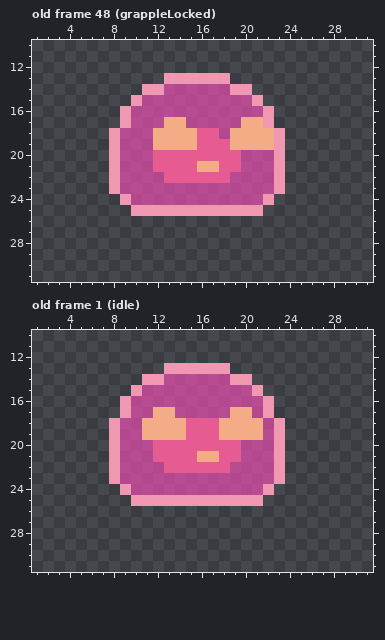
Two versions of one pixel-art file, Assets/Art/Player/slime.aseprite. Above: the version before the commit.
32x32 pixels, 117 frames. Shown: old frame 48 (grappleLocked): x 1..31, y 10..31; old frame 1 (idle): x 1..31, y 10..31. The commit also changed other frames, which this record leaves out.
And afterwards:
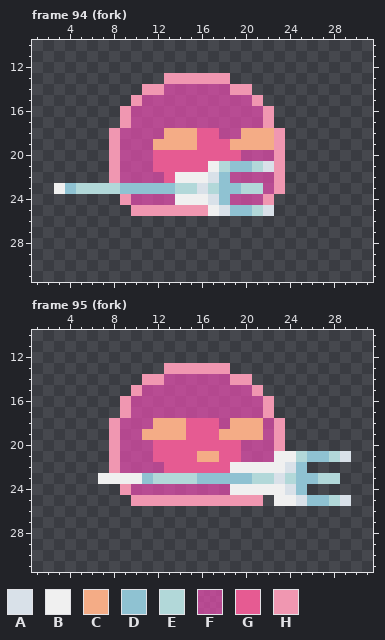
Palette (. is transparent): A #d9e1e9  B #f0f0f0  C #f4ac86  D #8fc2d2  E #b2d8d9  F #e84db0b3  G #e65b92  H #f097b1
A new or re-ordered frame is compared with the old frame closest to it.
Message: added fork & bubble wand animations
Changes in this commit:
frames 117 -> 124
Frame 94 (fork) is new; against old frame 48 (grappleLocked), layers "tool", "face":
Colour A is added in row 25 at x 22.
Colour A replaces colour F in row 21 at x 22; in row 23 at x 16; in row 24 at x 17.
Colour A replaces colour G in row 22 at x 17.
Colour A replaces colour H in row 25 at x 18.
Colour B is added in row 23 at x 3.
Colour B replaces colour C in row 21 at x 17.
Colour B replaces colour F in row 24 at x 14 to 16.
Colour B replaces colour G in row 22 at x 14 to 16.
Colour B replaces colour H in row 25 at x 17.
Colour D is added in row 23 at x 4.
Colour D replaces colour F in row 21 at x 20; in row 23 at x 9 to 13 and 18 to 19; in row 24 at x 18.
Colour D replaces colour G in row 21 at x 19; in row 22 at x 18.
Colour D replaces colour H in row 25 at x 19 to 20.
Colour E is added in row 23 at x 5 to 7.
Colour E replaces colour F in row 21 at x 21; in row 23 at x 14 to 15, 17 and 20 to 21.
Colour E replaces colour G in row 21 at x 18.
Colour E replaces colour H in row 23 at x 8; in row 25 at x 21.
Colour F replaces colour C in row 17 at x 13 to 14 and 20 to 21; in row 18 at x 12 and 19.
Colour G replaces colour C in row 21 at x 16.
Frame 95 (fork) is new; against old frame 1 (idle), layers "tool", "face":
Colour A is added in row 21 at x 29; in row 22 at x 24; in row 24 at x 24; in row 25 at x 25 and 29.
Colour A replaces colour H in row 23 at x 23.
Colour B is added in row 21 at x 24; in row 23 at x 7; in row 24 at x 23; in row 25 at x 23 to 24.
Colour B replaces colour F in row 22 at x 19 to 22; in row 23 at x 9 to 10; in row 24 at x 19 to 21.
Colour B replaces colour H in rows 21 to 22 at x 23; in row 23 at x 8; in row 24 at x 22.
Colour D is added in row 21 at x 26 to 27; in row 22 at x 25; in row 23 at x 25 to 26; in row 24 at x 25; in row 25 at x 26 to 27.
Colour D replaces colour F in row 23 at x 11 and 16 to 20.
Colour E is added in row 21 at x 25 and 28; in row 23 at x 24 and 27 to 28; in row 25 at x 28.
Colour E replaces colour F in row 23 at x 12 to 15 and 21 to 22.
Colour F replaces colour C in row 17 at x 12 to 13 and 19 to 20; in row 18 at x 11 and 18.
Changed places in both pictures, as pixel boxes (x1, y1, x2, y2):
changed: (54, 117, 274, 216)
changed: (98, 407, 351, 506)
